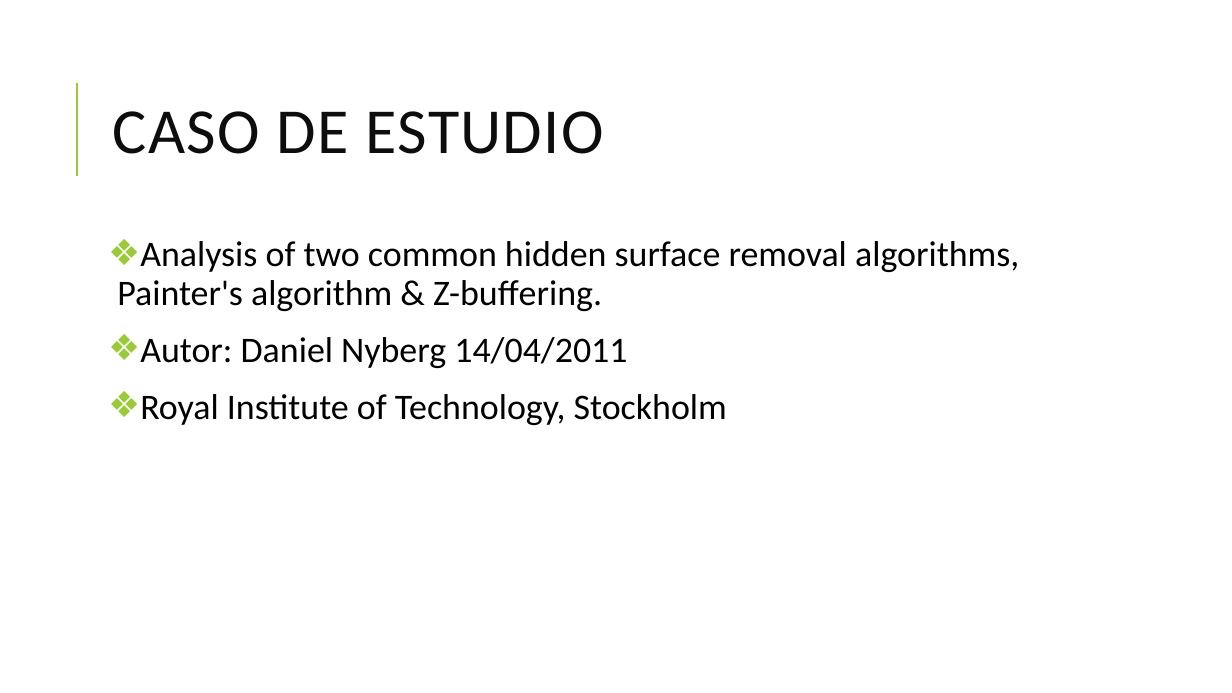
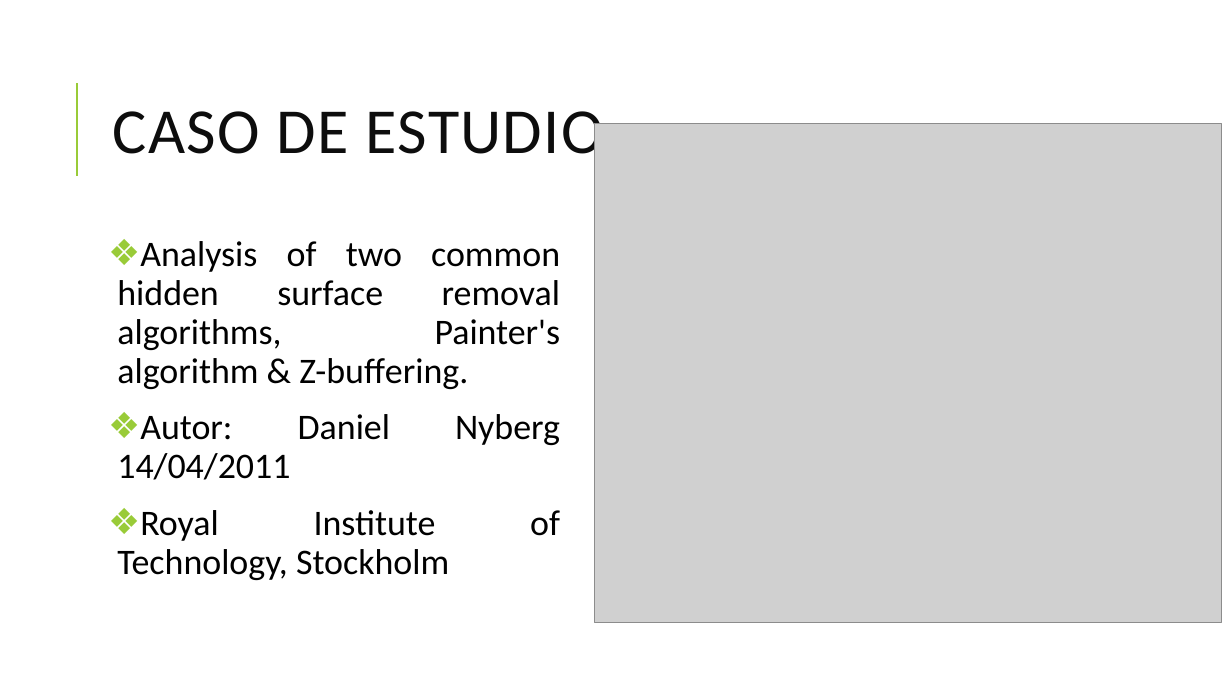
Before and after one commit to MogGy94/paintersAlg, a slide deck: slide 2 of ALGOritmo del Pintor.pptx. Drawn at 1232x693 pixels with LibreOffice and Linux fonts; fonts in the diff are those of the drawing; grey boxes stand for pictures. Boxes give left, top, right and bottom in pixels: in the first picture for what was removed or moved away, otherwise in the second. Text is boxed around its words. In the diff, an @@ line names an element or a change of style, - is before the commit and + after.

```diff
--- a/ALGOritmo del Pintor.pptx
+++ b/ALGOritmo del Pintor.pptx
@@ picture added at (x1=594, y1=124, x2=1222, y2=622) @@
@@ text "Analysis of two common hidden ..." at (x1=117, y1=241, x2=561, y2=580): alignment left to justified @@
```
Also in this commit, not shown: 9 other slides changed, 3 slides added.
